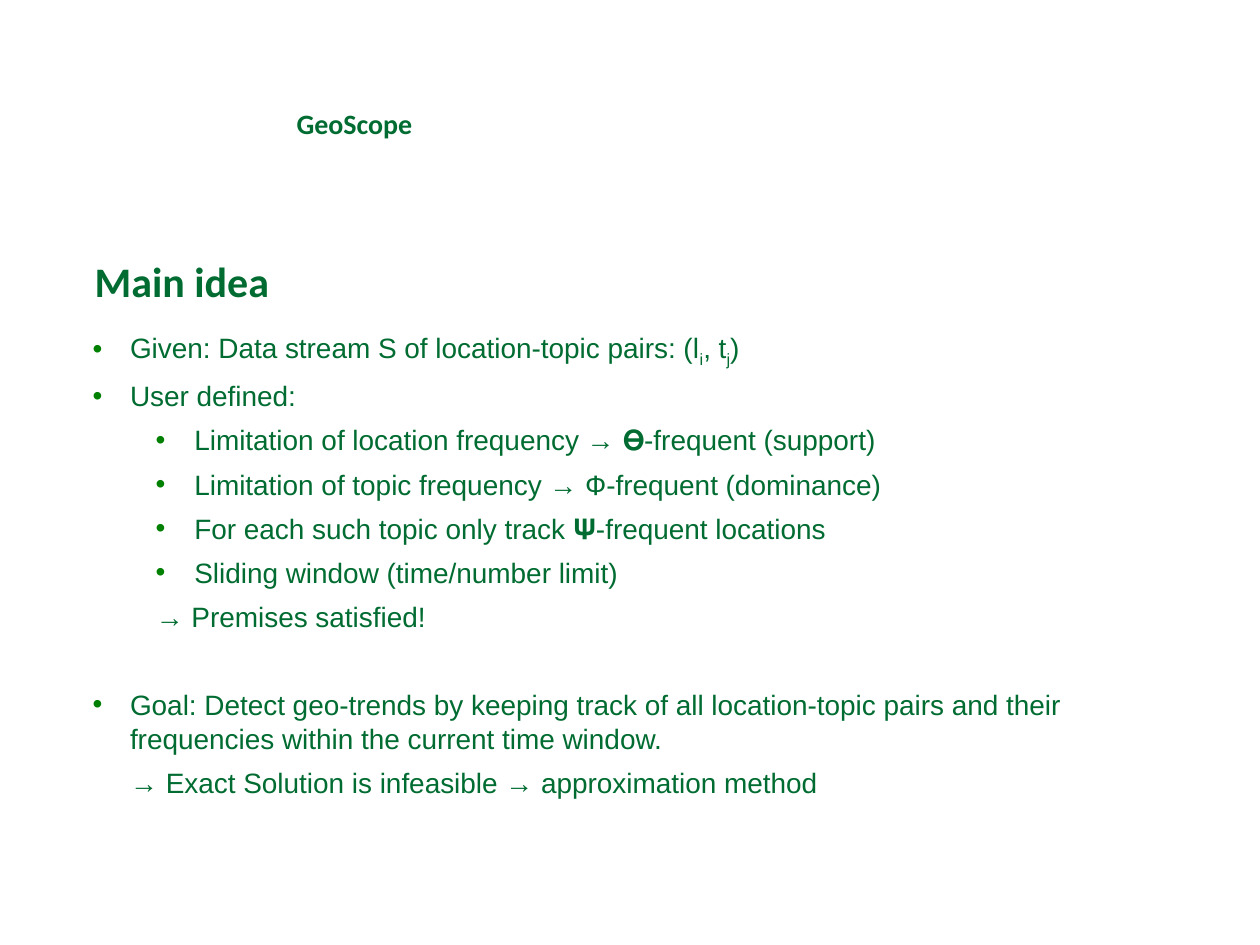
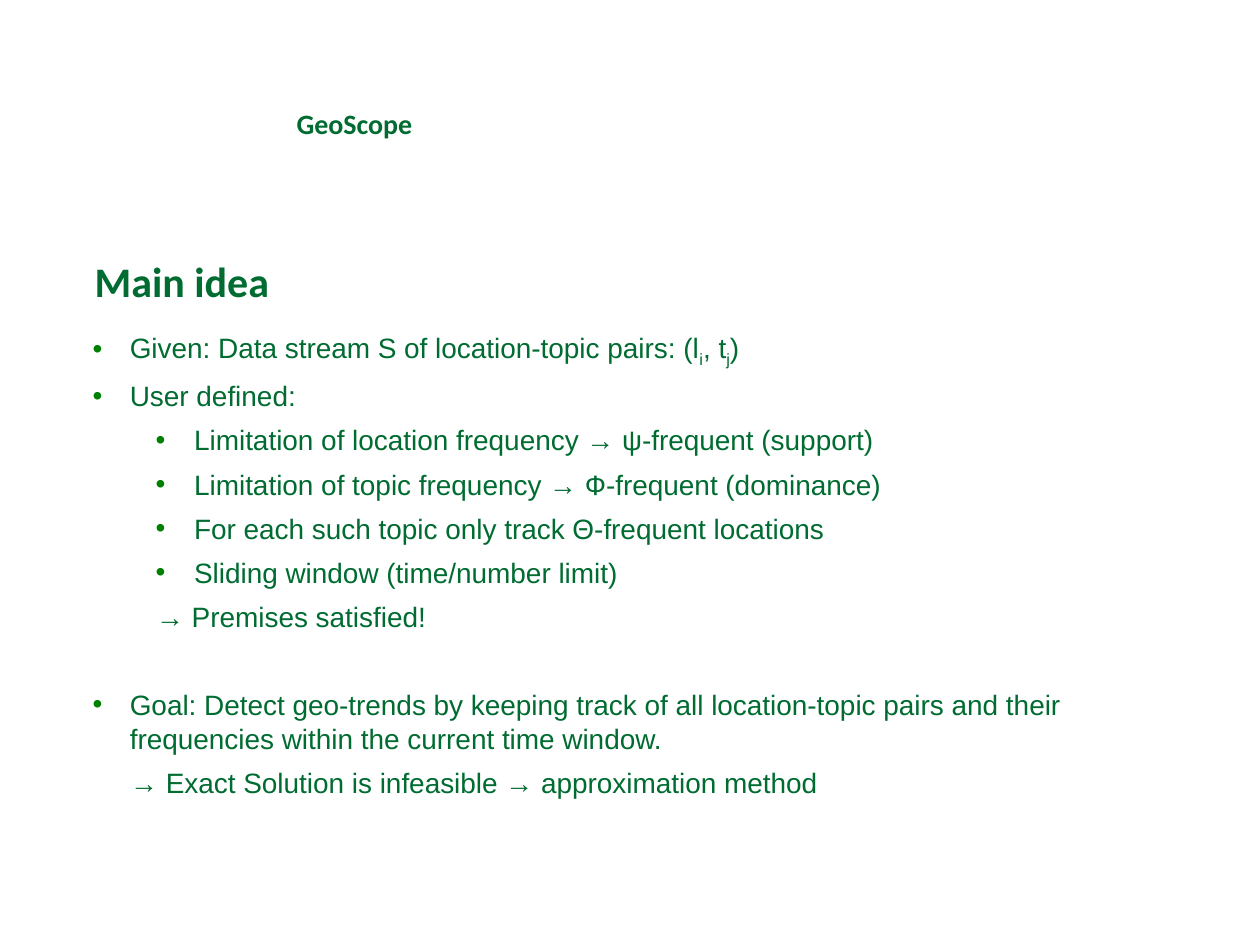
Before and after one commit to michaelprummer/datascience, a slide deck: slide 8 of GeoScope/DataScience1.ppt. Drawn at 1260x945 pixels with LibreOffice and Linux fonts; fonts in the diff are those of the drawing; background and template pictures are left out. Boxes give left, top, right and bottom in pixels: in the first picture for what was removed or moved away, otherwise in the second. Text is boxed around its words. In the diff, an @@ line names an element or a change of style, - is before the commit and + after.

```diff
--- a/GeoScope/DataScience1.ppt
+++ b/GeoScope/DataScience1.ppt
@@ text at box(130, 337, 1060, 798): indent changed @@
@@ text at box(194, 429, 873, 456): text changed @@
-  • Limitation of location frequency → 𝚹-frequent (support)
+  • Limitation of location frequency → ψ-frequent (support)
@@ text at box(194, 518, 824, 544): text changed @@
-  • For each such topic only track 𝚿-frequent locations
+  • For each such topic only track Θ-frequent locations
```
Also in this commit, not shown: 4 other slides changed.
